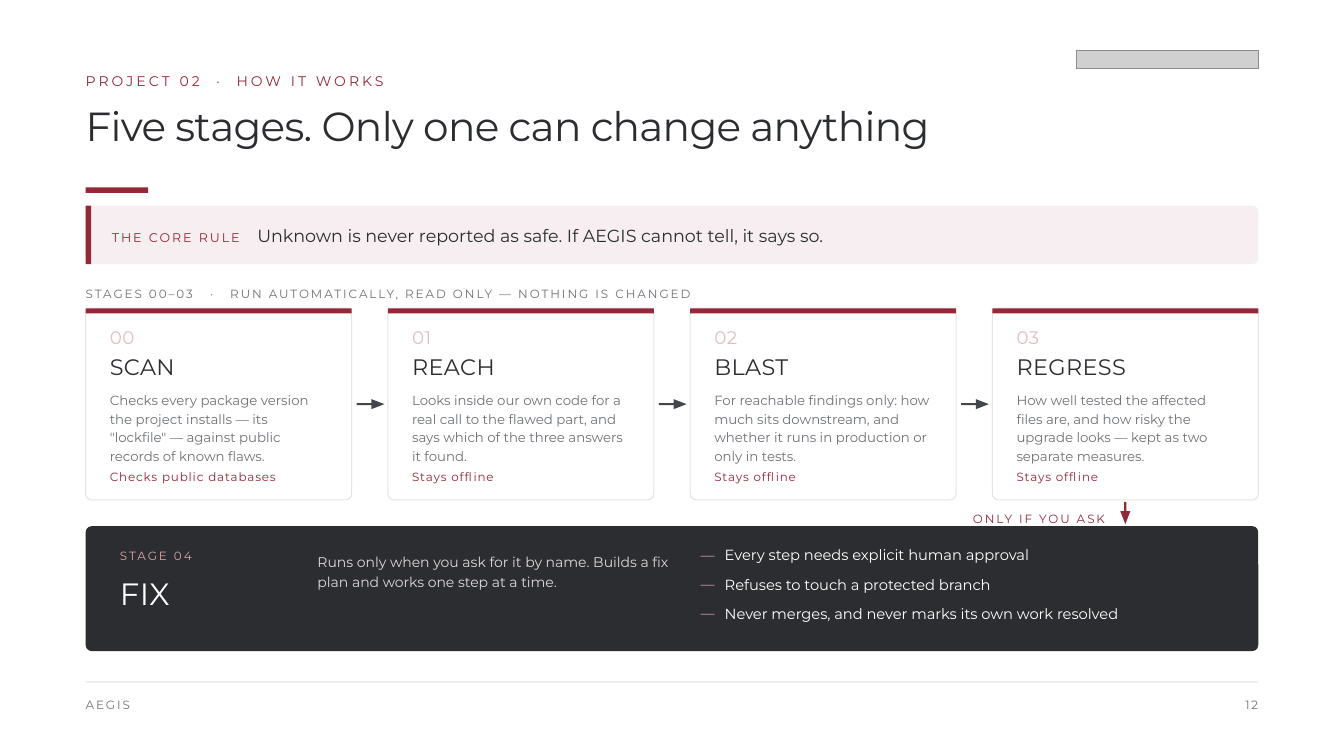
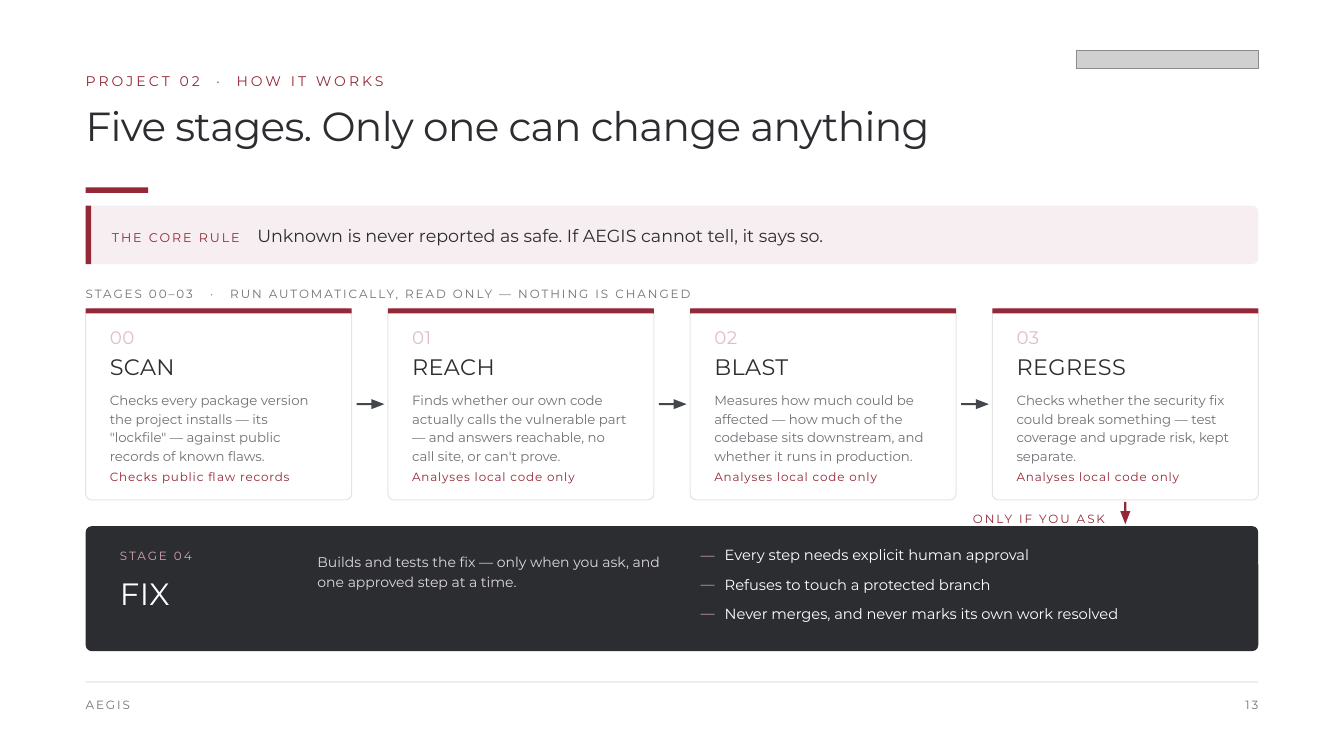
Before and after one commit to Jairmald/ai, a slide deck: slide 13 of out/Internship_Exit_Presentation_Stewart.pptx (slide 12 before the commit). Drawn at 1344x756 pixels with LibreOffice and Linux fonts; fonts in the diff are those of the drawing; grey boxes stand for pictures. Boxes give left, top, right and bottom in pixels: in the first picture for what was removed or moved away, otherwise in the second. Text is boxed around its words. In the diff, an @@ line names an element or a change of style, - is before the commit and + after.

```diff
--- a/out/Internship_Exit_Presentation_Stewart.pptx
+++ b/out/Internship_Exit_Presentation_Stewart.pptx
@@ text at box(412, 395, 627, 464): text changed @@
-Looks inside our own code for a real call to the flawed part, and says which of the three answers it found.
+Finds whether our own code actually calls the vulnerable part — and answers reachable, no call site, or can't prove.
@@ text at box(714, 395, 924, 464): text changed @@
-For reachable findings only: how much sits downstream, and whether it runs in production or only in tests.
+Measures how much could be affected — how much of the codebase sits downstream, and whether it runs in production.
@@ text at box(1017, 395, 1229, 464): text changed @@
-How well tested the affected files are, and how risky the upgrade looks — kept as two separate measures.
+Checks whether the security fix could break something — test coverage and upgrade risk, kept separate.
@@ text at box(110, 472, 289, 484): text changed @@
-Checks public databases
+Checks public flaw records
@@ text at box(412, 472, 575, 484): text changed @@
-Stays offline
+Analyses local code only
@@ text at box(714, 472, 877, 484): text changed @@
-Stays offline
+Analyses local code only
@@ text at box(1017, 472, 1180, 484): text changed @@
-Stays offline
+Analyses local code only
@@ text at box(317, 556, 660, 590): text changed @@
-Runs only when you ask for it by name. Builds a fix plan and works one step at a time.
+Builds and tests the fix — only when you ask, and one approved step at a time.
@@ text at box(1245, 700, 1258, 709): text changed @@
-12
+13
```
Also in this commit, not shown: 20 other slides changed, 1 slide added, 9 other files.
